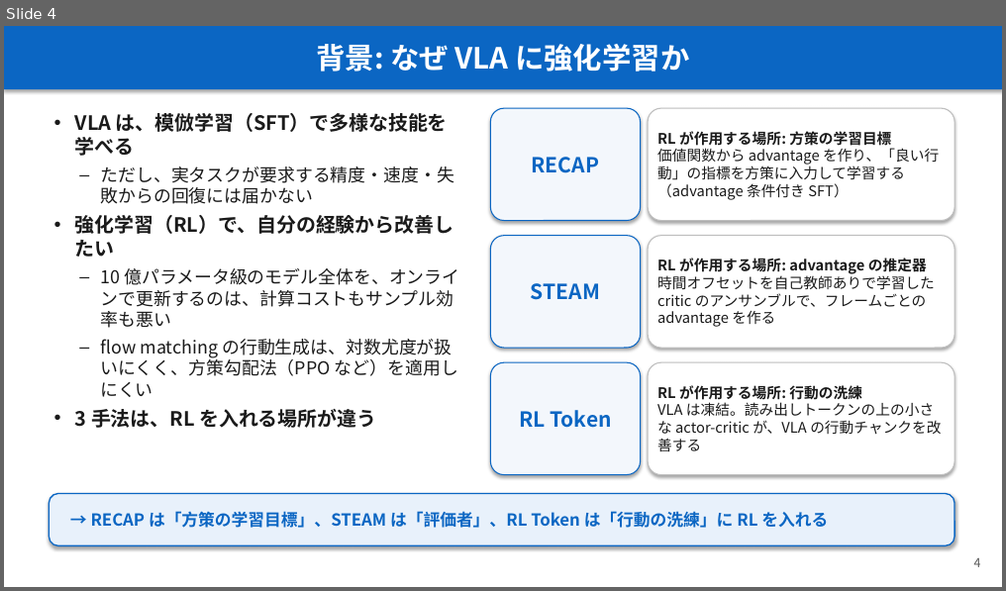
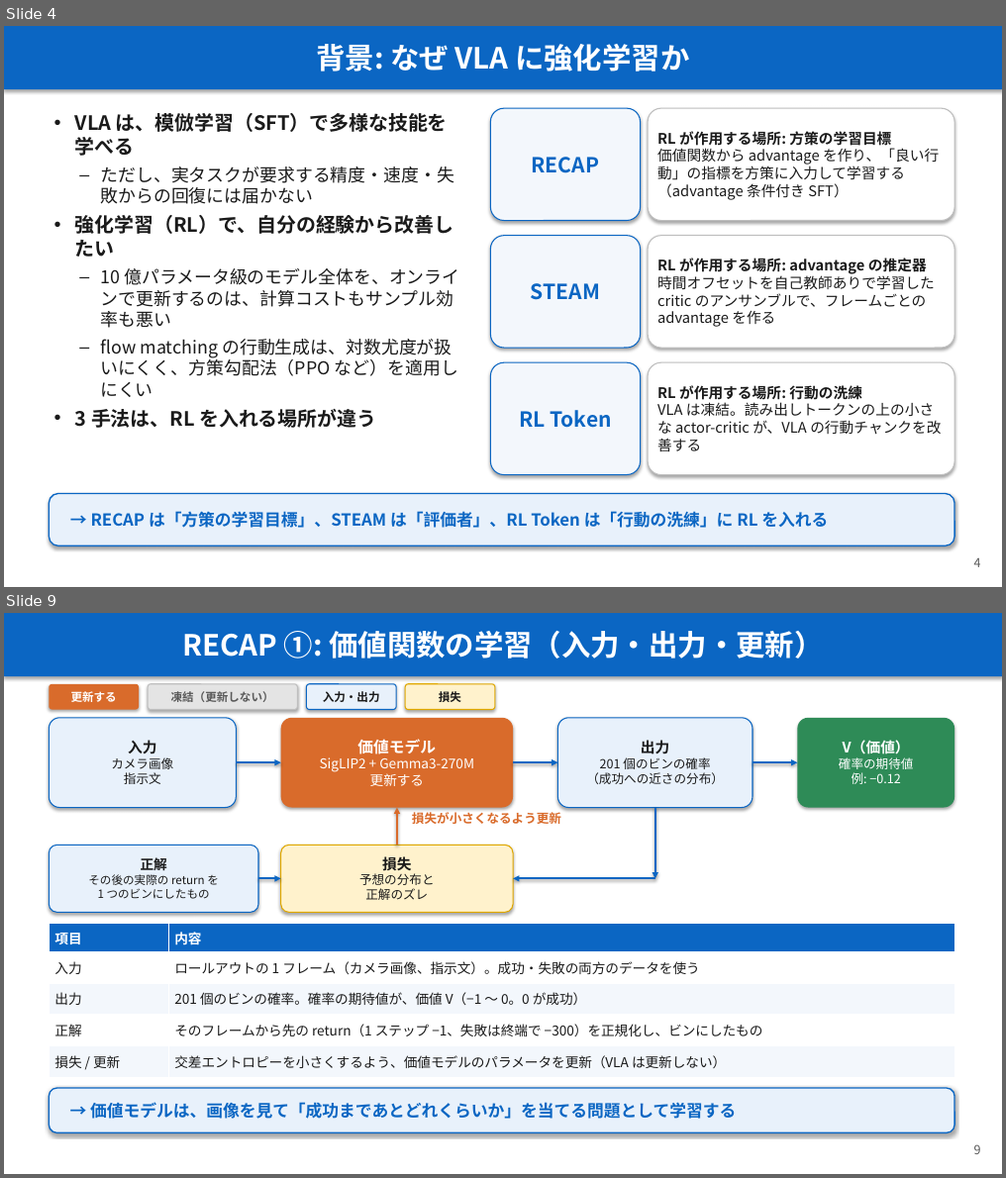
Before and after one commit to Junhand/libero_RL, a slide deck: docs/RECAP_STEAM_RLToken.pptx. Shown one above the other, each under a label of ours: slide 4 before the commit, slides 4 and 9 after it; the slides between them are not shown. The pictures are 1006x591 and 1006x1178 pixels, drawn with LibreOffice and Linux fonts; fonts in the diff are those of the drawing. Boxes give left, top, right and bottom in pixels: in the first picture for what was removed or moved away, otherwise in the second. Text is boxed around its words. In the diff, an @@ line names an element or a change of style, - is before the commit and + after.

```diff
--- a/docs/RECAP_STEAM_RLToken.pptx
+++ b/docs/RECAP_STEAM_RLToken.pptx
@@ slide 9 added at [4,613,1002,1174], background #FFFFFF @@
@@ rectangle added at [4,613,1002,676], fill #0B66C3, 28 pt, text #FFFFFF, bold @@
+RECAP ①: 価値関数の学習（入力・出力・更新）
@@ rounded rectangle added at [49,684,139,710], fill #D96B2B, 11 pt, text #FFFFFF, bold @@
+更新する
@@ rounded rectangle added at [148,684,297,710], fill #E4E4E4, outline #BFBFBF 1 pt, 11 pt, text #595959, bold @@
+凍結（更新しない）
@@ rounded rectangle added at [307,684,396,710], fill #E8F1FB, outline #0B66C3 1 pt, 11 pt, text #1A1A1A, bold @@
+入力・出力
@@ rounded rectangle added at [405,684,495,710], fill #FFF2CC, outline #E0A800 1 pt, 11 pt, text #1A1A1A, bold @@
+損失
@@ rounded rectangle added at [49,718,236,808], fill #E8F1FB, outline #0B66C3 1 pt, 12 pt, text #1A1A1A @@
+入力
+カメラ画像
+指示文
@@ rounded rectangle added at [281,718,513,808], fill #D96B2B, 13 pt, text #FFFFFF @@
+価値モデル
+SigLIP2 + Gemma3-270M
+更新する
@@ rounded rectangle added at [558,718,752,808], fill #E8F1FB, outline #0B66C3 1 pt, 12 pt, text #1A1A1A @@
+出力
+201 個のビンの確率
+（成功への近さの分布）
@@ rounded rectangle added at [798,718,954,808], fill #2E8B57, 12 pt, text #FFFFFF @@
+V（価値）
+確率の期待値
+例: −0.12
@@ arrow added from (236, 762) to (281, 762), #0B66C3 2 pt @@
@@ arrow added from (513, 762) to (558, 762), #0B66C3 2 pt @@
@@ arrow added from (752, 762) to (798, 762), #0B66C3 2 pt @@
@@ arrow added from (397, 845) to (397, 808), #D96B2B 2 pt @@
@@ text added at [412,812,561,824], 12 pt, text #D96B2B, bold @@
+損失が小さくなるよう更新
@@ arrow added from (655, 808) to (655, 878), #0B66C3 2 pt @@
@@ rounded rectangle added at [49,845,258,912], fill #E8F1FB, outline #0B66C3 1 pt, 11 pt, text #1A1A1A @@
+正解
+その後の実際の return を
+1 つのビンにしたもの
@@ rounded rectangle added at [281,845,513,912], fill #FFF2CC, outline #E0A800 1 pt, 12 pt, text #1A1A1A @@
+損失
+予想の分布と
+正解のズレ
@@ arrow added from (258, 878) to (281, 878), #0B66C3 2 pt @@
@@ arrow added from (655, 878) to (513, 878), #0B66C3 2 pt @@
@@ table added at [49,924,954,1078], 5 rows, 2 columns @@
+項目 | 内容
+入力 | ロールアウトの 1 フレーム（カメラ画像、指示文）。成功・失敗の両方のデータを使う
+出力 | 201 個のビンの確率。確率の期待値が、価値 V（−1 〜 0。0 が成功）
+正解 | そのフレームから先の return（1 ステップ −1、失敗は終端で −300）を正規化し、ビンにしたもの
+損失 / 更新 | 交差エントロピーを小さくするよう、価値モデルのパラメータを更新（VLA は更新しない）
@@ rounded rectangle added at [49,1088,954,1134], fill #E8F1FB, outline #0B66C3 1.25 pt, 16 pt, text #0B66C3, bold @@
+→ 価値モデルは、画像を見て「成功まであとどれくらいか」を当てる問題として学習する
@@ text added at [974,1145,981,1155], 12 pt, text #595959 @@
+9
```
Also in this commit, not shown: 12 slides changed, 9 other slides added, 1 slide removed, 1 other file.
